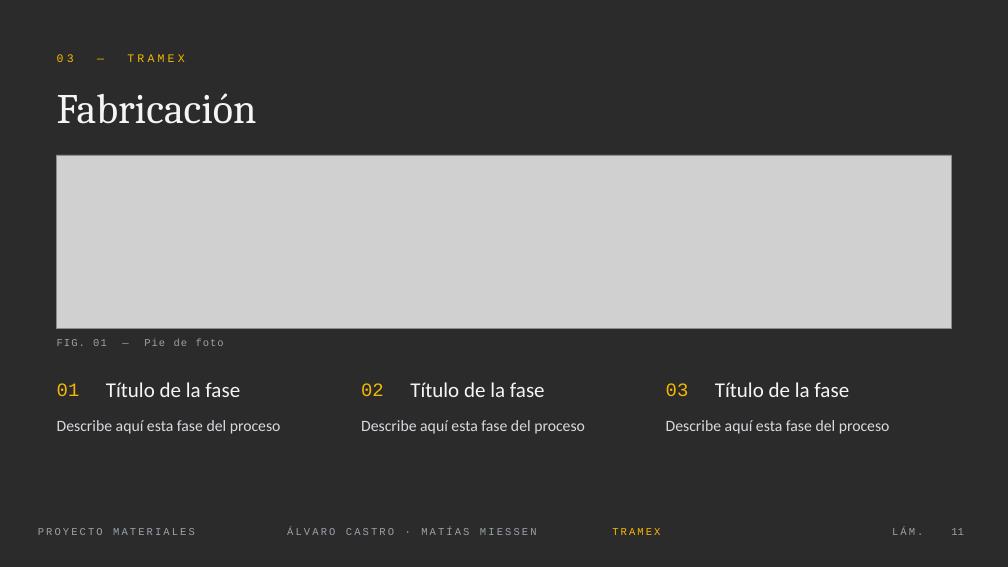
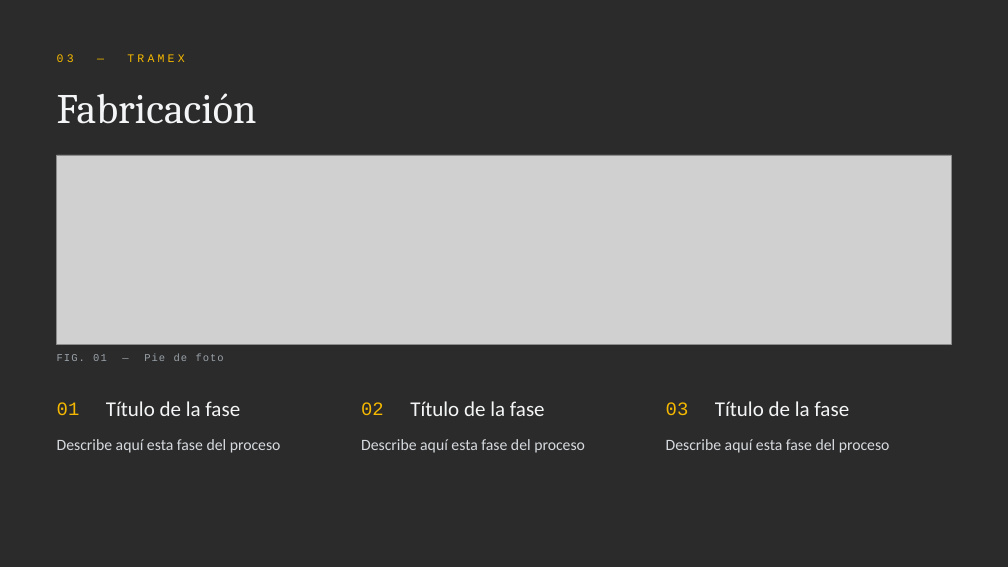
Before and after one commit to Elcastor124/Deutschtrainer, a slide deck: slide 11 of proyecto-materiales/Proyecto-Materiales_Castro-Miessen.pptx. Drawn at 1008x567 pixels with LibreOffice and Linux fonts; fonts in the diff are those of the drawing; grey boxes stand for pictures; background and template pictures are left out; a plain dark background stands for a picture behind light text. Boxes give left, top, right and bottom in pixels: in the first picture for what was removed or moved away, otherwise in the second. Text is boxed around its words. In the diff, an @@ line names an element or a change of style, - is before the commit and + after.

```diff
--- a/proyecto-materiales/Proyecto-Materiales_Castro-Miessen.pptx
+++ b/proyecto-materiales/Proyecto-Materiales_Castro-Miessen.pptx
@@ picture: place and size @@
-picture at [57, 155, 951, 329]
+picture at [57, 155, 951, 344]
@@ text "FIG. 01 — Pie de ...": place and size @@
-text "FIG. 01 — Pie de ..." at [57, 339, 224, 346]
+text "FIG. 01 — Pie de ..." at [57, 354, 224, 361]
@@ 9 texts: place and size @@
-9 texts at [57, 382, 890, 434]
+9 texts at [57, 401, 890, 453]
@@ text removed at [38, 528, 195, 535] @@
-PROYECTO MATERIALES
@@ text removed at [287, 528, 537, 535] @@
-ÁLVARO CASTRO · MATÍAS MIESSEN
@@ text removed at [612, 528, 660, 535] @@
-TRAMEX
@@ text removed at [892, 528, 923, 535] @@
-LÁM.
@@ page number removed at [951, 528, 964, 535] @@
-11
```
Also in this commit, not shown: 14 other slides changed.
